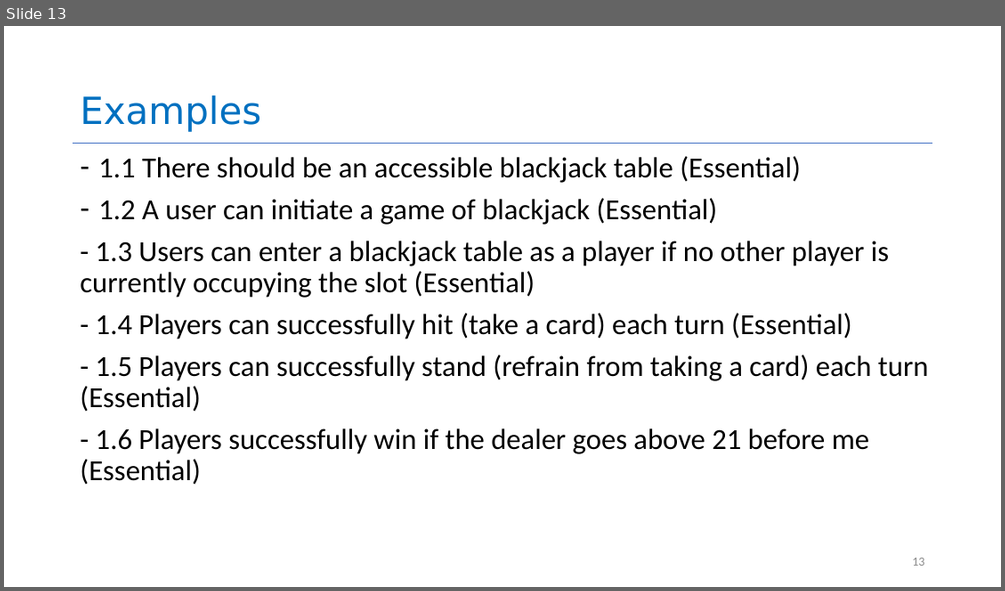
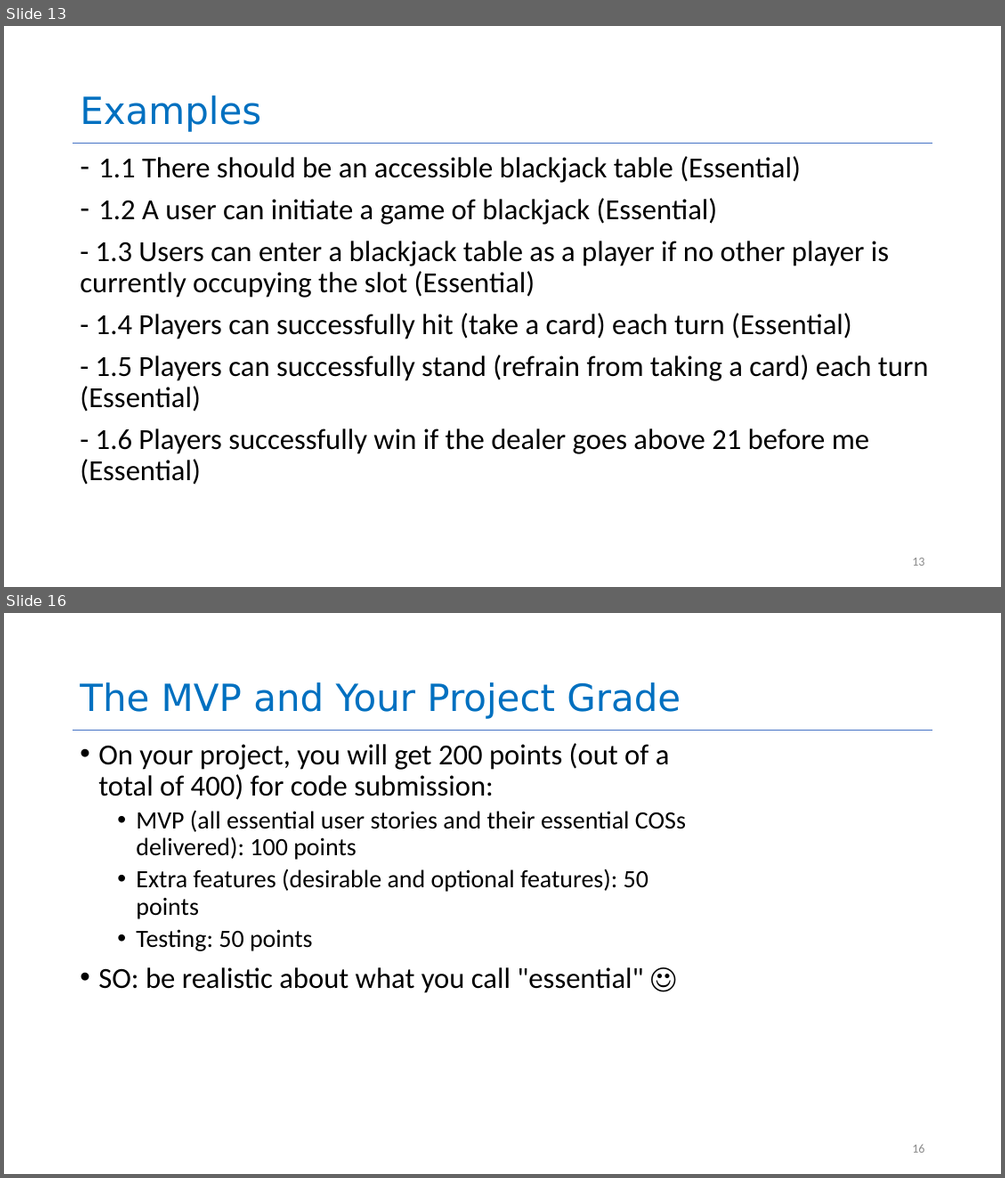
Before and after one commit to neu-se/CS4530-Spring-2025, a slide deck: Slides/Module 01.2 Requirements Gathering.pptx. Shown one above the other, each under a label of ours: slide 13 before the commit, slides 13 and 16 after it; the slides between them are not shown. The pictures are 1005x591 and 1005x1178 pixels, drawn with LibreOffice and Linux fonts; fonts in the diff are those of the drawing. Boxes give left, top, right and bottom in pixels: in the first picture for what was removed or moved away, otherwise in the second. Text is boxed around its words. In the diff, an @@ line names an element or a change of style, - is before the commit and + after.

```diff
--- a/Slides/Module 01.2 Requirements Gathering.pptx
+++ b/Slides/Module 01.2 Requirements Gathering.pptx
@@ slide 16 added at (4, 613, 1001, 1174), background #FFFFFF; not listed: 1 template element that a slide beside it also shows @@
@@ title added at (80, 682, 680, 719), 36 pt, text #0070C0 @@
+The MVP and Your Project Grade
@@ text added at (98, 743, 686, 993), 24 pt, text #000000 @@
+• On your project, you will get 200 points (out of a total of 400) for code submission:
+  • MVP (all essential user stories and their essential COSs delivered): 100 points
+  • Extra features (desirable and optional features): 50 points
+  • Testing: 50 points
+• SO: be realistic about what you call "essential" ☺
@@ page number added at (912, 1144, 924, 1152), 12 pt, text #8C8C8C @@
+16
```
Also in this commit, not shown: 5 slides changed, 3 other files.
